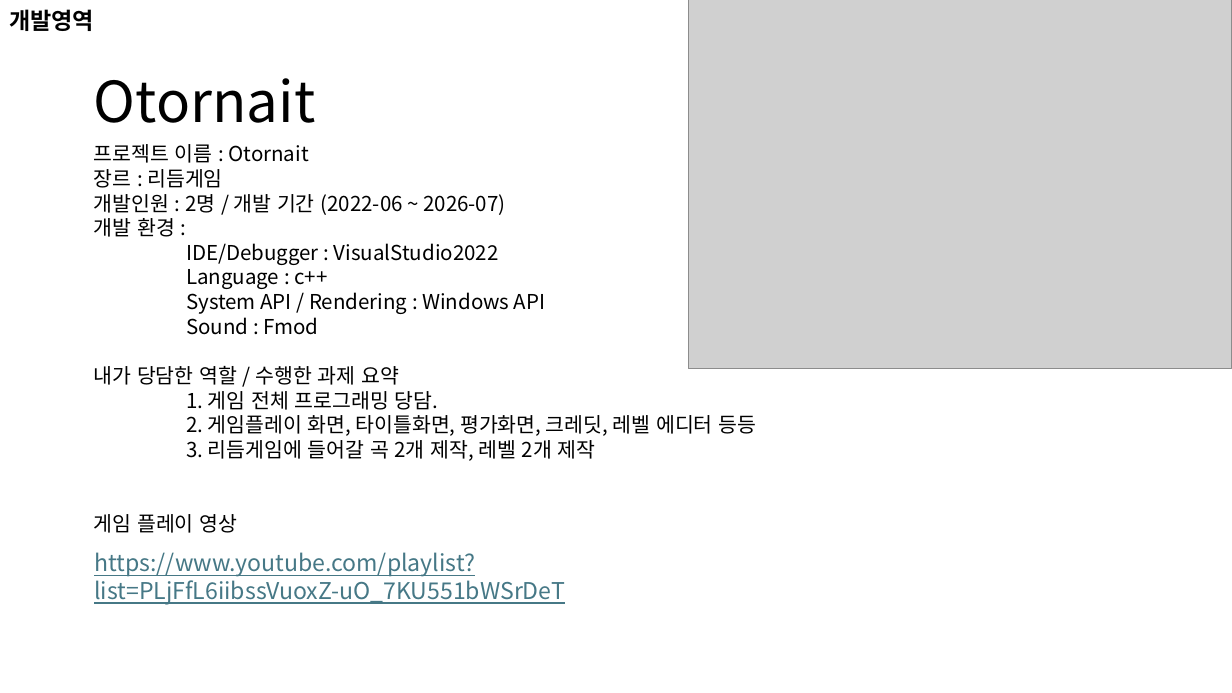
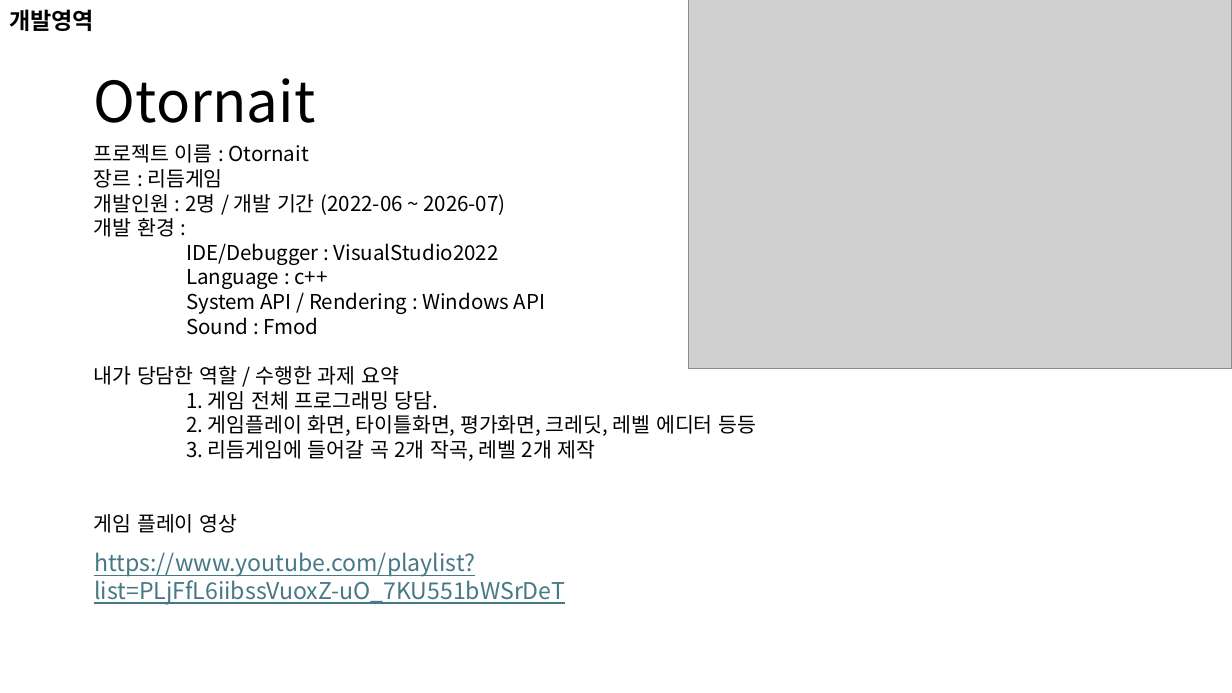
Before and after one commit to nohc2001/PulseCity, a slide deck: slide 17 of 포트폴리오/노훈철/노훈철 포트폴리오.pptx. Drawn at 1232x693 pixels with LibreOffice and Linux fonts; fonts in the diff are those of the drawing; grey boxes stand for pictures. Boxes give left, top, right and bottom in pixels: in the first picture for what was removed or moved away, otherwise in the second. Text is boxed around its words. In the diff, an @@ line names an element or a change of style, - is before the commit and + after.

```diff
--- a/포트폴리오/노훈철/노훈철 포트폴리오.pptx
+++ b/포트폴리오/노훈철/노훈철 포트폴리오.pptx
@@ text at <box>186,440,596,461</box>: text changed @@
-3. 리듬게임에 들어갈 곡 2개 제작, 레벨 2개 제작
+3. 리듬게임에 들어갈 곡 2개 작곡, 레벨 2개 제작
```
Also in this commit, not shown: 4 other slides changed, 1 other file.
